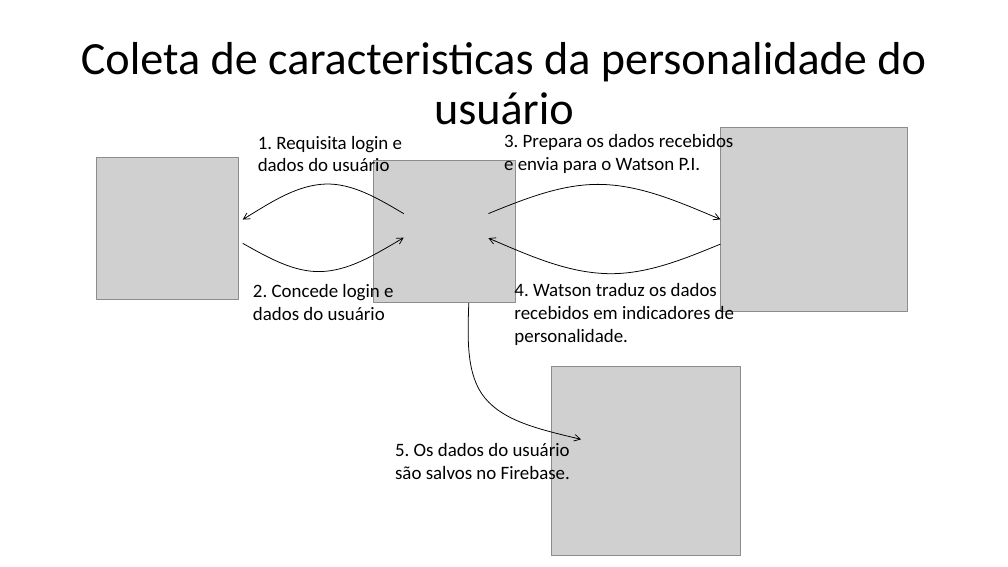
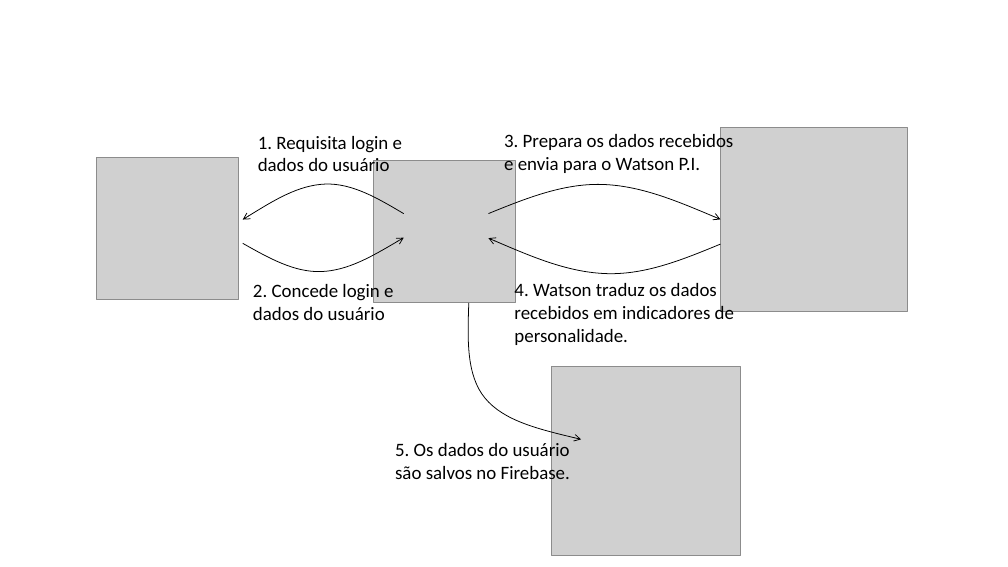
Before and after one commit to lucashardman/Projeto_Final, a slide deck: slide 3 of Documentação/Apresentacao.pptx. Drawn at 1008x567 pixels with LibreOffice and Linux fonts; fonts in the diff are those of the drawing; grey boxes stand for pictures. Boxes give left, top, right and bottom in pixels: in the first picture for what was removed or moved away, otherwise in the second. Text is boxed around its words. In the diff, an @@ line names an element or a change of style, - is before the commit and + after.

```diff
--- a/Documentação/Apresentacao.pptx
+++ b/Documentação/Apresentacao.pptx
@@ text removed at bbox=[81, 42, 926, 136] @@
-Coleta de caracteristicas da personalidade do usuário
```
Also in this commit, not shown: 1 other slide changed, 1 slide added, 1 slide removed, 18 other files.
